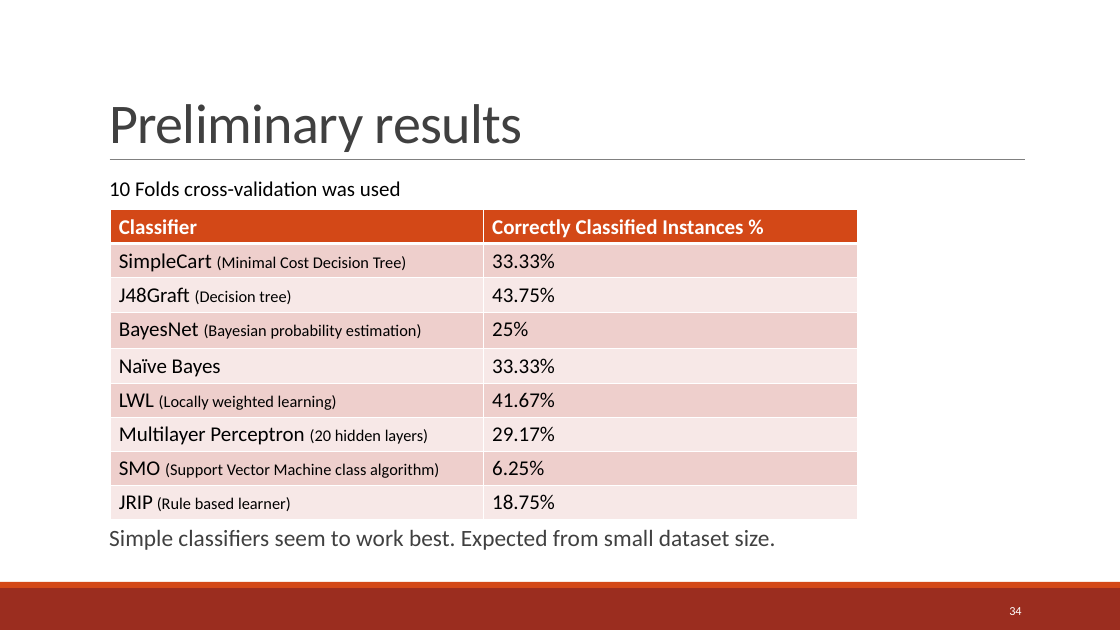
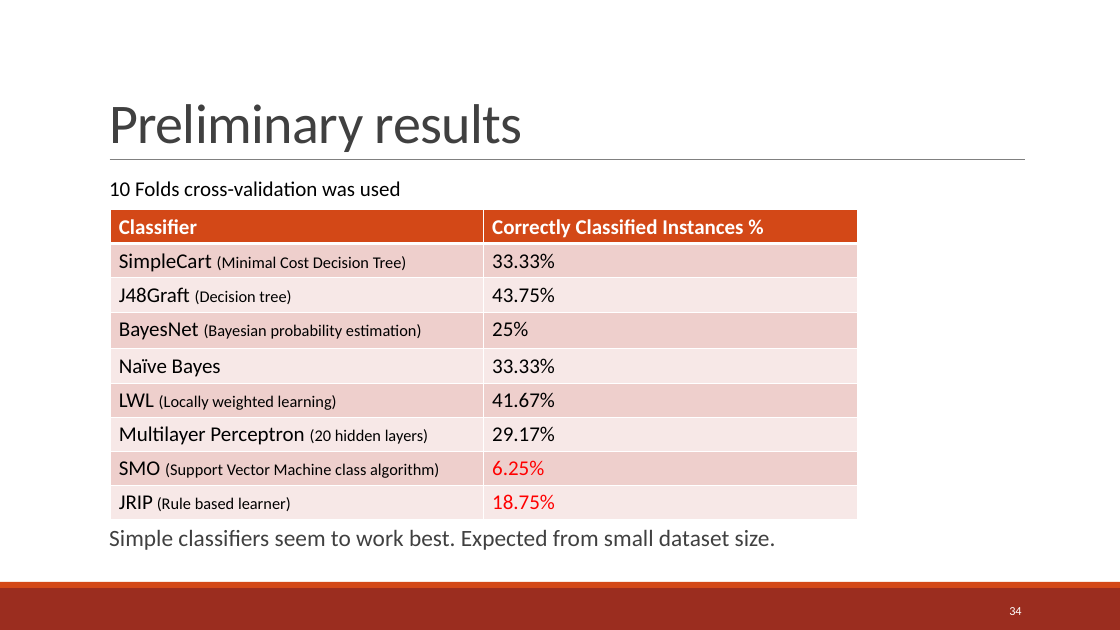
Before and after one commit to Rahazan/AI-BSc-Thesis, a slide deck: slide 34 of presentation/BSc Presentation GZ.pptx. Drawn at 1120x630 pixels with LibreOffice and Linux fonts; fonts in the diff are those of the drawing. Boxes give left, top, right and bottom in pixels: in the first picture for what was removed or moved away, otherwise in the second. Text is boxed around its words. In the diff, an @@ line names an element or a change of style, - is before the commit and + after.

```diff
--- a/presentation/BSc Presentation GZ.pptx
+++ b/presentation/BSc Presentation GZ.pptx
@@ table at (x1=111, y1=210, x2=857, y2=519) @@
@@ text colour #000000 to #FF0000 in "6.25%", "18.75%" @@
```
Also in this commit, not shown: 2 other slides changed, 2 other files.
